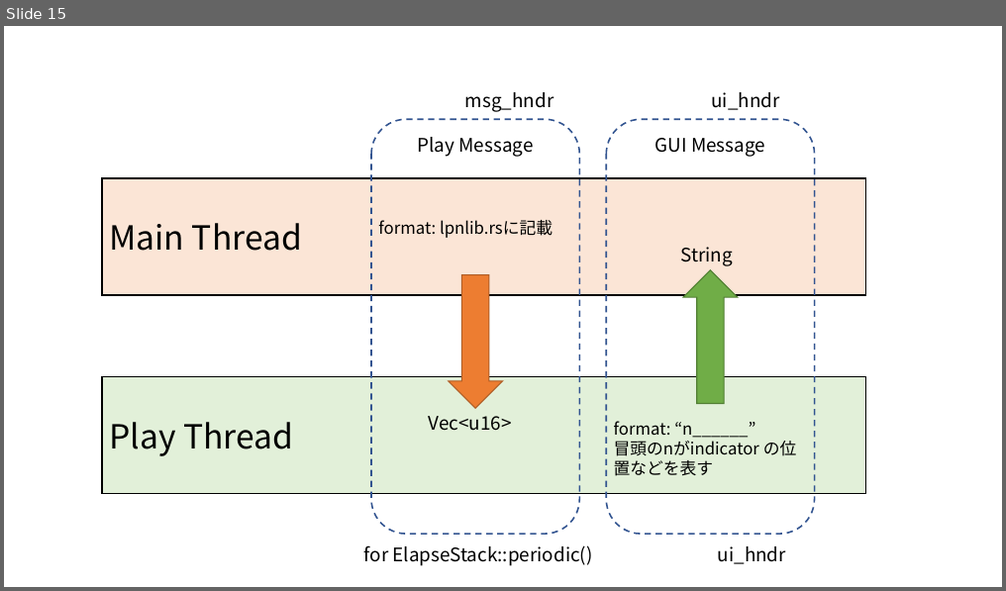
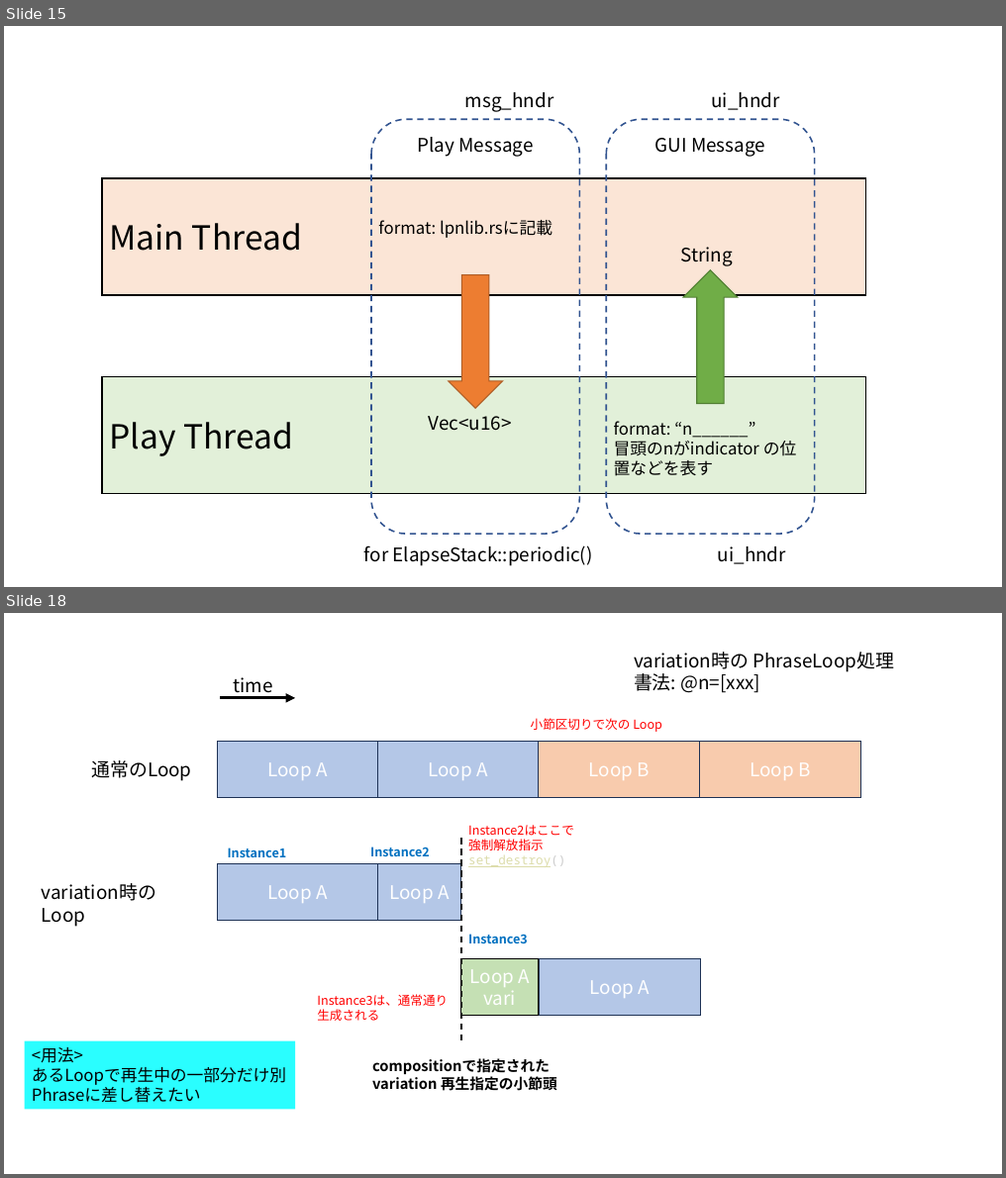
Before and after one commit to hasebems/Loopian_Rust, a slide deck: doc/design.pptx. Shown one above the other, each under a label of ours: slide 15 before the commit, slides 15 and 18 after it; the slides between them are not shown. The pictures are 1006x591 and 1006x1178 pixels, drawn with LibreOffice and Linux fonts; fonts in the diff are those of the drawing. Boxes give left, top, right and bottom in pixels: in the first picture for what was removed or moved away, otherwise in the second. Text is boxed around its words. In the diff, an @@ line names an element or a change of style, - is before the commit and + after.

```diff
--- a/doc/design.pptx
+++ b/doc/design.pptx
@@ slide 18 added at <box>4,613,1002,1174</box>, background #FFFFFF @@
@@ text added at <box>634,652,894,693</box>, 18 pt, text #000000 @@
+variation時の PhraseLoop処理
+書法: @n=[xxx]
@@ arrow added from (221, 698) to (295, 698), #000000 3 pt @@
@@ text added at <box>233,677,272,698</box>, 18 pt, text #000000 @@
+time
@@ text added at <box>531,718,662,732</box>, 12 pt, text #FF0000 @@
+小節区切りで次の Loop
@@ text added at <box>91,761,191,781</box>, 18 pt, text #000000 @@
+通常のLoop
@@ rectangle added at <box>218,742,378,798</box>, fill #B4C7E7, outline #1E3256 1 pt, 18 pt, text #FFFFFF @@
+Loop A
@@ rectangle added at <box>377,742,539,798</box>, fill #B4C7E7, outline #1E3256 1 pt, 18 pt, text #FFFFFF @@
+Loop A
@@ rectangle added at <box>539,742,699,798</box>, fill #F8CBAD, outline #1E3256 1 pt, 18 pt, text #FFFFFF @@
+Loop B
@@ rectangle added at <box>699,742,860,798</box>, fill #F8CBAD, outline #1E3256 1 pt, 18 pt, text #FFFFFF @@
+Loop B
@@ text added at <box>228,848,287,858</box>, 12 pt, text #0070C0, bold @@
+Instance1
@@ text added at <box>370,847,430,857</box>, 12 pt, text #0070C0, bold @@
+Instance2
@@ line added from (461, 839) to (461, 1042), #000000 1.5 pt dashed @@
@@ text added at <box>34,877,206,907</box>, 18 pt, text #000000 @@
+variation時のLoop
@@ rectangle added at <box>218,864,378,921</box>, fill #B4C7E7, outline #1E3256 1 pt, 18 pt, text #FFFFFF @@
+Loop A
@@ rectangle added at <box>377,864,461,921</box>, fill #B4C7E7, outline #1E3256 1 pt, 18 pt, text #FFFFFF @@
+Loop A
@@ text added at <box>468,856,565,867</box>, 12 pt, text #FF0000 @@
+Instance2はここで強制解放指示
+set_destroy()
@@ text added at <box>468,934,528,944</box>, 12 pt, text #0070C0, bold @@
+Instance3
@@ rectangle added at <box>461,959,539,1015</box>, fill #C5E0B4, outline #000000 1 pt, 18 pt, text #FFFFFF @@
+Loop A vari
@@ rectangle added at <box>540,959,700,1015</box>, fill #B4C7E7, outline #1E3256 1 pt, 18 pt, text #FFFFFF @@
+Loop A
@@ text added at <box>317,994,448,1021</box>, 12 pt, text #FF0000 @@
+Instance3は、通常通り生成される
@@ rectangle added at <box>24,1042,295,1109</box>, fill #2AFEFF, 16 pt, text #000000 @@
+<用法>
+あるLoopで再生中の一部分だけ別Phraseに差し替えたい
@@ text added at <box>372,1059,557,1091</box>, 14 pt, text #000000, bold @@
+compositionで指定された variation 再生指定の小節頭
```
Also in this commit, not shown: 4 other slides added, 27 other files.
